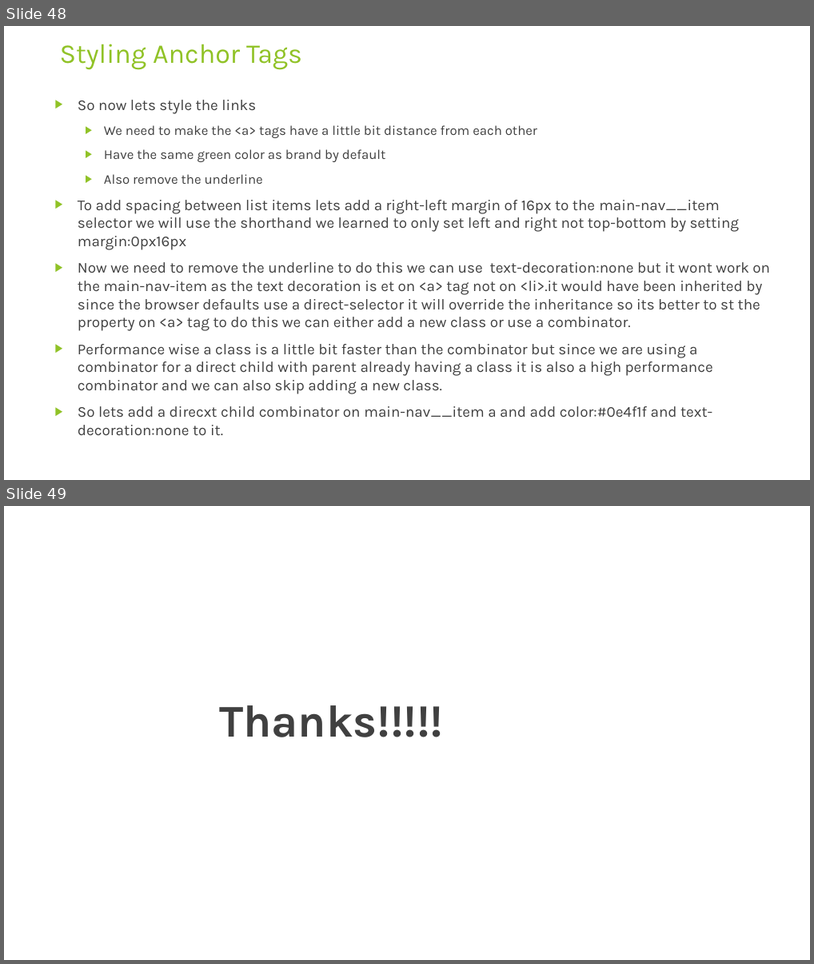
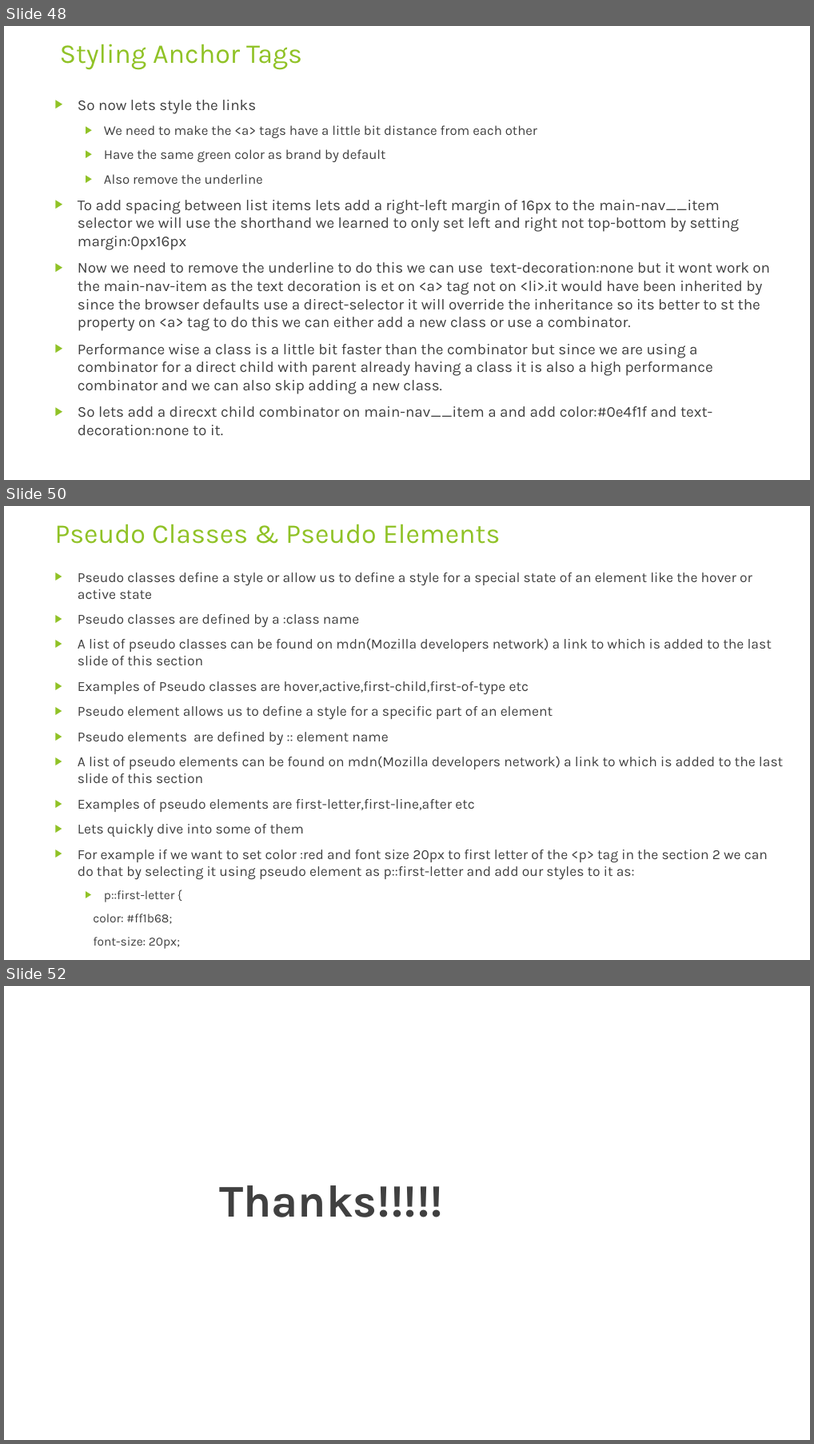
Before and after one commit to rudhrainfogain/CSS, a slide deck: PPT/Css-v3.pptx. Shown one above the other, each under a label of ours: slides 48 and 49 before the commit, slides 48, 50 and 52 after it; the slides between them are not shown. The pictures are 814x964 and 814x1444 pixels, drawn with LibreOffice and Linux fonts; fonts in the diff are those of the drawing. Boxes give left, top, right and bottom in pixels: in the first picture for what was removed or moved away, otherwise in the second. Text is boxed around its words. In the diff, an @@ line names an element or a change of style, - is before the commit and + after.

Commit message:
Pseudo Classes & Pseudo Elements

```diff
--- a/PPT/Css-v3.pptx
+++ b/PPT/Css-v3.pptx
@@ slide 50 added at [4,506,810,960], background #FFFFFF @@
@@ title added at [55,524,501,544], 32.4 pt, text #90C226 @@
+Pseudo Classes & Pseudo Elements
@@ text added at [78,572,783,945], 16.6 pt, text #404040 @@
+▶ Pseudo classes define a style or allow us to define a style for a special state of an element like the hover or active state
+▶ Pseudo classes are defined by a :class name
+▶ A list of pseudo classes can be found on mdn(Mozilla developers network) a link to which is added to the last slide of this section
+▶ Examples of Pseudo classes are hover,active,first-child,first-of-type etc
+▶ Pseudo element allows us to define a style for a specific part of an element
+▶ Pseudo elements are defined by :: element name
+▶ A list of pseudo elements can be found on mdn(Mozilla developers network) a link to which is added to the last slide of this section
+▶ Examples of pseudo elements are first-letter,first-line,after etc
+▶ Lets quickly dive into some of them
+▶ For example if we want to set color :red and font size 20px to first letter of the <p> tag in the section 2 we can do that by selecting it using pseudo element as p::first-letter and add our styles to it as:
+  ▶ p::first-letter {
+  color: #ff1b68;
+  font-size: 20px;
+  }
@@ what was slide 49 is now slide 52 @@
```
Also in this commit, not shown: 1 slide changed, 2 other slides added, 1 other file.
